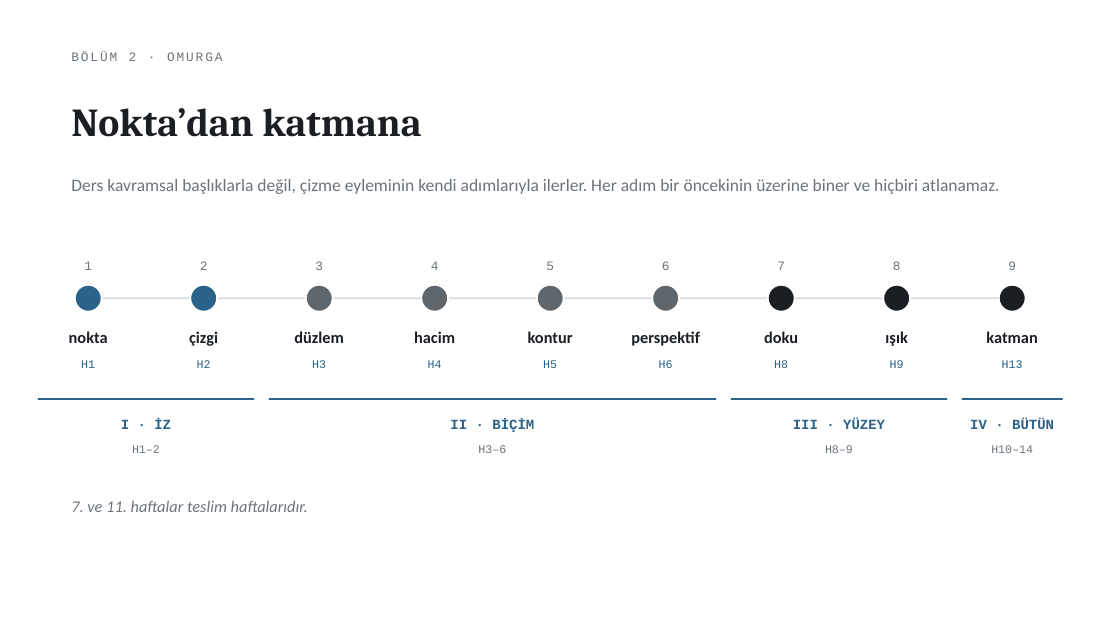
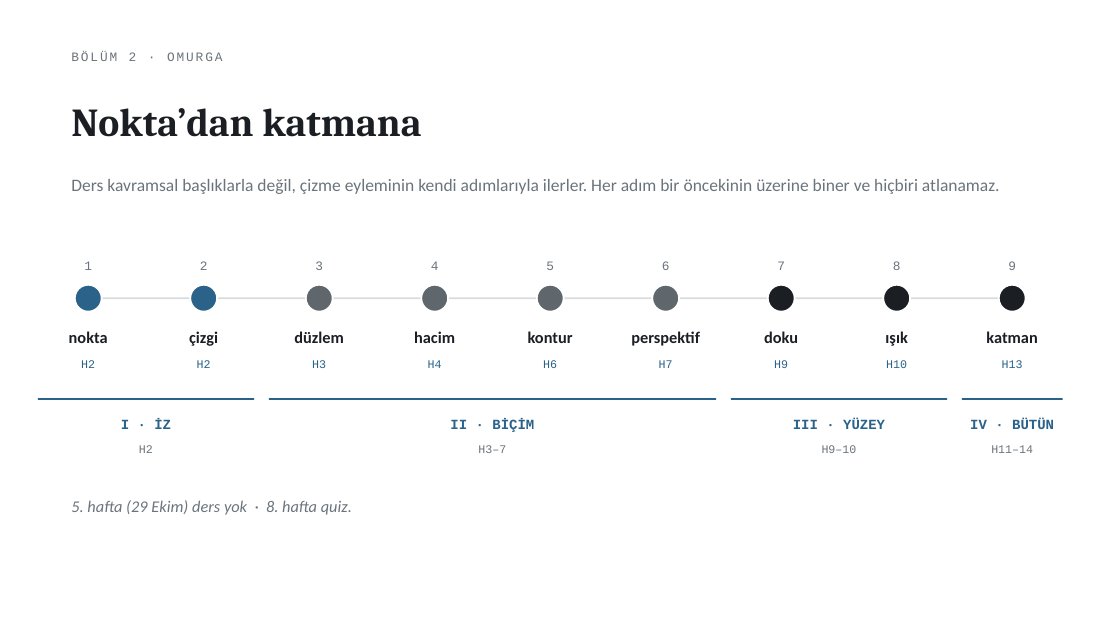
Before and after one commit to bunal91/sanat-ve-mekan, a slide deck: slide 13 of ders/serbest-cizim-teknikleri/02-1hafta-sunum.pptx. Drawn at 1120x630 pixels with LibreOffice and Linux fonts; fonts in the diff are those of the drawing. Boxes give left, top, right and bottom in pixels: in the first picture for what was removed or moved away, otherwise in the second. Text is boxed around its words. In the diff, an @@ line names an element or a change of style, - is before the commit and + after.

```diff
--- a/ders/serbest-cizim-teknikleri/02-1hafta-sunum.pptx
+++ b/ders/serbest-cizim-teknikleri/02-1hafta-sunum.pptx
@@ text "H6" moved from (x1=659, y1=360, x2=673, y2=368) to (x1=543, y1=360, x2=557, y2=368) @@
@@ text "H9" moved from (x1=890, y1=360, x2=904, y2=368) to (x1=774, y1=360, x2=788, y2=368) @@
@@ text at (x1=81, y1=360, x2=95, y2=368): text changed @@
-H1
+H2
@@ text added at (x1=659, y1=360, x2=673, y2=368), 10 pt, text #2A6289 @@
+H7
@@ text added at (x1=886, y1=360, x2=907, y2=368), 10 pt, text #2A6289 @@
+H10
@@ text at (x1=139, y1=445, x2=153, y2=453): text changed @@
-H1–2
+H2
@@ text at (x1=478, y1=445, x2=506, y2=453): text changed @@
-H3–6
+H3–7
@@ text at (x1=822, y1=445, x2=857, y2=453): text changed @@
-H8–9
+H9–10
@@ text at (x1=991, y1=445, x2=1033, y2=453): text changed @@
-H10–14
+H11–14
@@ text at (x1=71, y1=500, x2=352, y2=515): text changed @@
-7. ve 11. haftalar teslim haftalarıdır.
+5. hafta (29 Ekim) ders yok · 8. hafta quiz.
```
Also in this commit, not shown: 12 other slides changed, 5 slides added, 4 slides removed, 2 other files.
